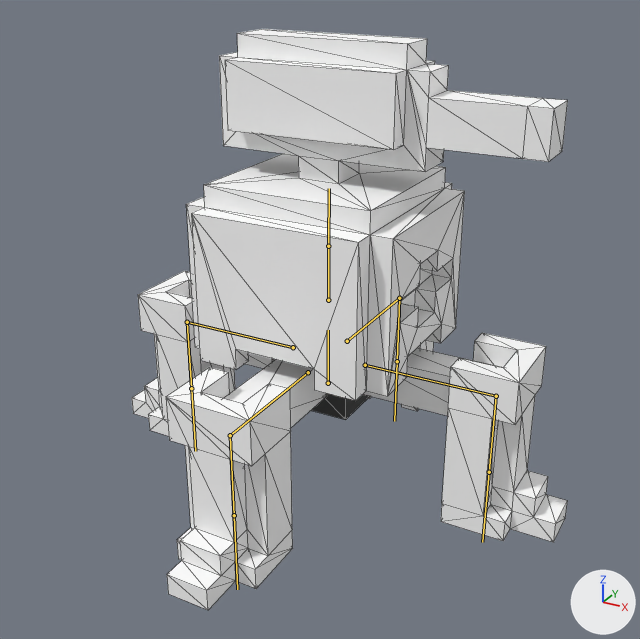
The FBX model 3DGame_Project/3DGame/Assets/Enemy01.fbx as it was, and as the next commit left it.
The view is the same before and after, from a camera (50 mm lens) standing at (1.85, -3.44, 2.51) and looking at (0.02, -0.13, 0.85). Every picture has the same lights, and +X, +Y and +Z are marked at lower right. The bones that bend it are drawn over the model as lines. Mesh edges are drawn as thin lines.

The first picture shows 'Body'.
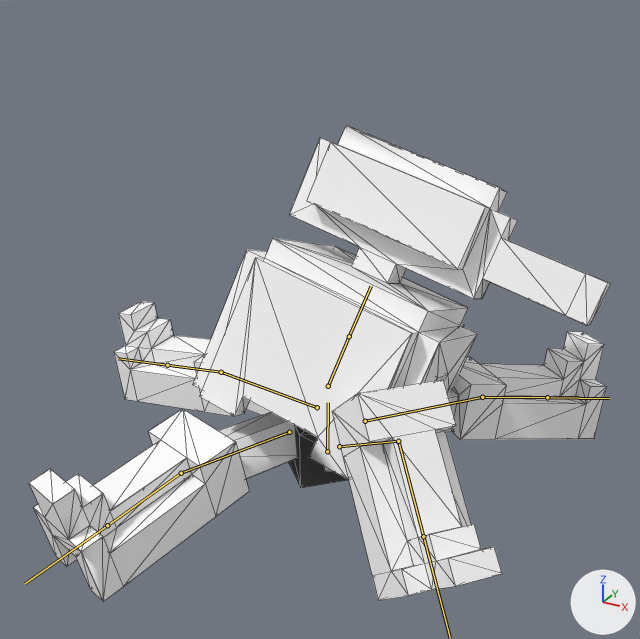
The newer file adds an action. The first version stands in its rest pose; the second is drawn at frame 61 of the action 'Bone|Enemy_Die'.

The edits, one by one:
Bone 'Waist' (bone_waist) moves from (0.0, 0.0, 0.0) to (0.0, -0.397, 0.0).
Bone 'Waist' (bone_waist) turns from (0, 0, 0) to (0, -45, 0) degrees about its own x, y and z.
Bone 'Body' (bone_body) moves from (0.0, 0.0, 0.0) to (0.0, -0.065, 0.0).
Bone 'Body' (bone_body) turns from (0, 0, 0) to (-35, 43, -21) degrees about its own x, y and z.
Bone 'Leg_FL01' (bone_leg_fl01) turns from (0, 0, 0) to (4, 0, -1) degrees about its own x, y and z.
Bone 'Leg_FL02' (bone_leg_fl02) turns from (0, 0, 0) to (77, -2, -4) degrees about its own x, y and z.
Bone 'Leg_BR01' (bone_leg_br01) turns from (0, 0, 0) to (4, 14, 27) degrees about its own x, y and z.
Bone 'Leg_BR02' (bone_leg_br02) turns from (0, 0, 0) to (-73, -1, 14) degrees about its own x, y and z.
Bone 'Leg_BL01' (bone_leg_bl01) turns from (0, 0, 0) to (2, 1, 40) degrees about its own x, y and z.
Bone 'Leg_BL02' (bone_leg_bl02) turns from (0, 0, 0) to (-2, -3, 79) degrees about its own x, y and z.
Bone 'Leg_FR01' (bone_leg_fr01) turns from (0, 0, 0) to (31, -3, 7) degrees about its own x, y and z.
Bone 'Leg_FR02' (bone_leg_fr02) turns from (0, 0, 0) to (0, 0, -10) degrees about its own x, y and z.

Where the change shows, as pixel boxes (x1, y1, x2, y2) in the pictures (640 x 639 px):
'Body', posed (33% wider, 18% shorter)
    before: (132, 29, 568, 610)
    after: (29, 125, 610, 602)
bone 'Waist', root to tip
    before: (328, 383) to (328, 330)
    after: (327, 451) to (328, 402)
bone 'Body', root to tip
    before: (328, 300) to (328, 246)
    after: (328, 386) to (349, 336)
bone 'Leg_FL01', root to tip
    before: (347, 341) to (399, 298)
    after: (365, 421) to (482, 397)
bone 'Leg_FL02', root to tip
    before: (399, 298) to (397, 361)
    after: (482, 397) to (547, 397)
bone 'Leg_BR01', root to tip
    before: (308, 372) to (230, 435)
    after: (289, 432) to (181, 473)
bone 'Leg_BR02', root to tip
    before: (230, 435) to (234, 515)
    after: (181, 473) to (107, 525)
bone 'Leg_BL01', root to tip
    before: (293, 347) to (187, 322)
    after: (317, 407) to (221, 372)
bone 'Leg_BL02', root to tip
    before: (187, 322) to (191, 388)
    after: (221, 372) to (167, 365)
bone 'Leg_FR01', root to tip
    before: (365, 365) to (496, 396)
    after: (339, 446) to (398, 441)
bone 'Leg_FR02', root to tip
    before: (496, 396) to (489, 472)
    after: (398, 441) to (423, 536)
